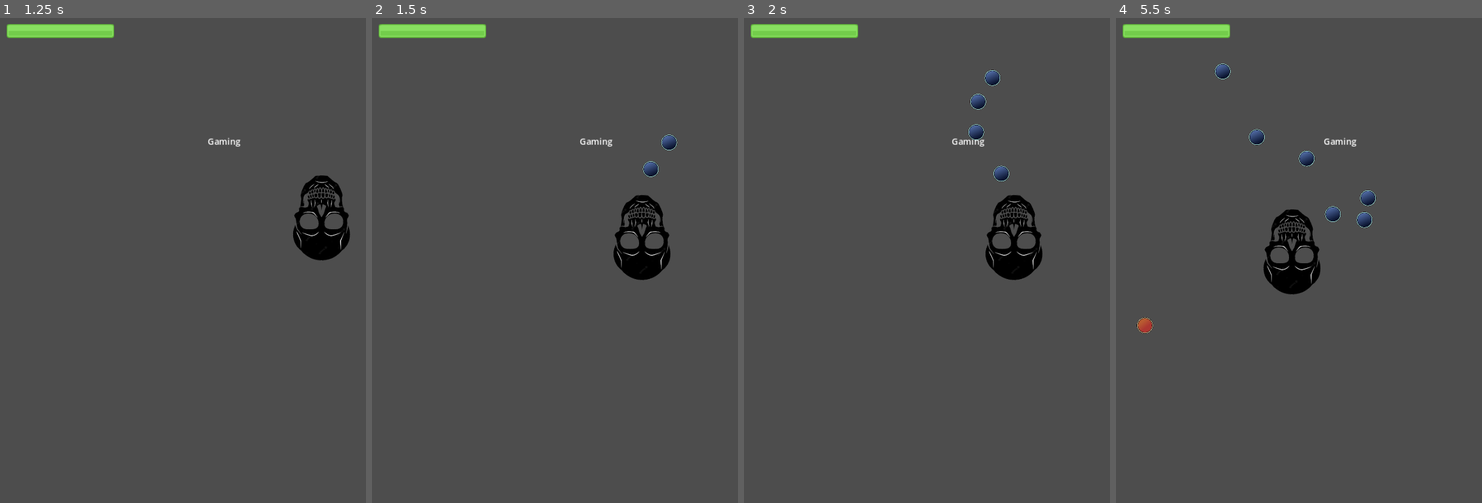
Above: before the commit, frames 1-4 (left to right).
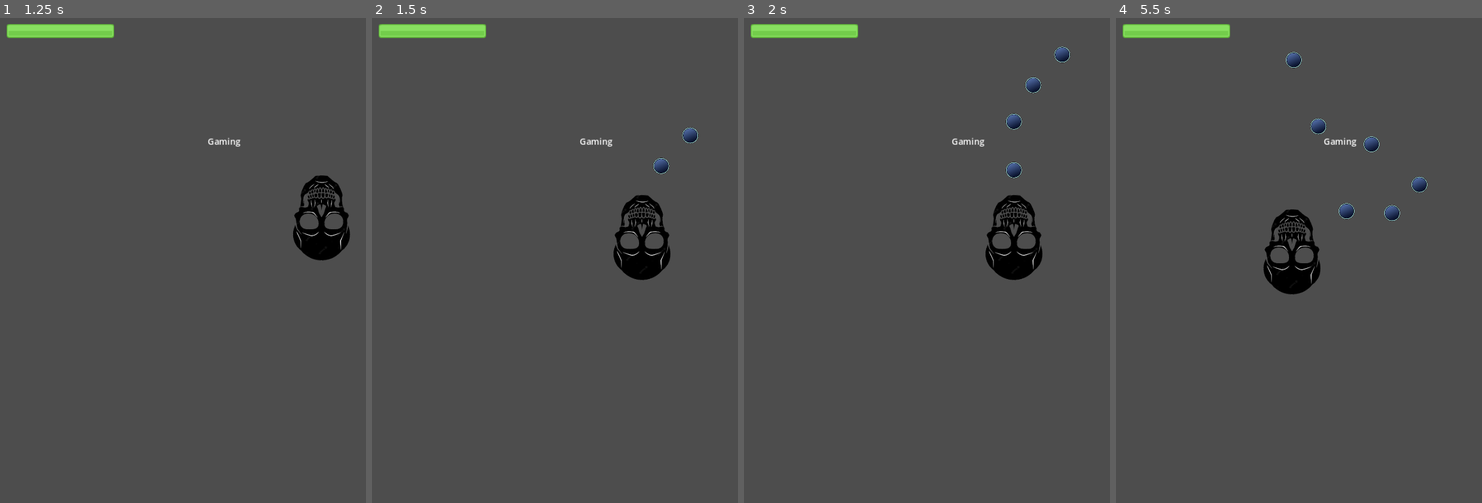
Above: after the commit, the same moments.

Repository: vaarnio/purgatory-gmtk2023
Game: Godot game, scene res://scenes/menu.tscn
Two runs of this game, one before a commit and one after it. Both use one fixed random seed, a clock stepped at 60 frames per second and the inputs below.
Inputs (mouse positions are in pixels of both pictures, inside the frame that each line leads up to):
- Up to frame 1 (1.25 s): click "Play" at 0.5 s
- Up to frame 2 (1.5 s): tap Enter (ui_accept) at 1.25, 1.35 s; move the mouse to (642, 236) at 1.27 s
- Up to frame 3 (2 s): tap Enter (ui_accept) at 1.52, 1.82 s
- Up to frame 4 (5.5 s): move the mouse to (1229, 284) at 2.02 s; tap Enter (ui_accept) at 2.1, 2.27, 2.57, 2.85, 3.6, 3.77, 4.07, 4.35, 4.52, 4.82, 5.1, 5.27 s; move the mouse to (1342, 153) at 2.77 s; move the mouse to (1284, 357) at 3.52 s; move the mouse to (1419, 333) at 4.27 s; move the mouse to (1192, 187) at 5.02 s

Frame 1 is identical in both runs. In frame 2, 0.4% of the frame differs, in the area x 73-90%, y 22-33%; in frame 3, 0.9%; in frame 4, 1.5%, in the area x 5-86%, y 7-66%.

Commit message:
fix: player now shoots straight up

Diff:
--- a/scripts/Bullet.gd
+++ b/scripts/Bullet.gd
@@ -28,6 +28,7 @@
 func _ready():
 	global_position = start_pos
 	velocity = position.direction_to(move_dir) * move_speed
+	#print(velocity)
 	#pass # Replace with function body.
 
 
--- a/scripts/Player.gd
+++ b/scripts/Player.gd
@@ -16,7 +16,6 @@
 	timer.connect("timeout", on_Timer_timeout)
 	timer.set_one_shot(false)
 	timer.start()
-	shoot()
 
 func _input(event):
 	target = get_global_mouse_position()
@@ -25,16 +24,10 @@
 	if Input.is_action_just_pressed("ui_accept"):
 		shootFromPlayer()
 
-func shoot():
-	var v1 = Vector2(500, 200)
-	var new_bullet = obj_bullet.instantiate()
-	new_bullet.setup(300, position, v1, "NormalBullet")
-	get_parent().add_child(new_bullet)
-
 func shootFromPlayer():
 	if not attacked:
 		#attacked = true
-		var v1 = Vector2(0, -500)
+		var v1 = Vector2(position.x,0)
 		var v2 = position
 		# original position for ammo
 		v2 += Vector2(0, -80)
@@ -55,4 +48,3 @@
 func on_Timer_timeout():
 	#PlayerVariables.take_damage(5)
 	healthbar.value = PlayerVariables.health
-	shoot()
